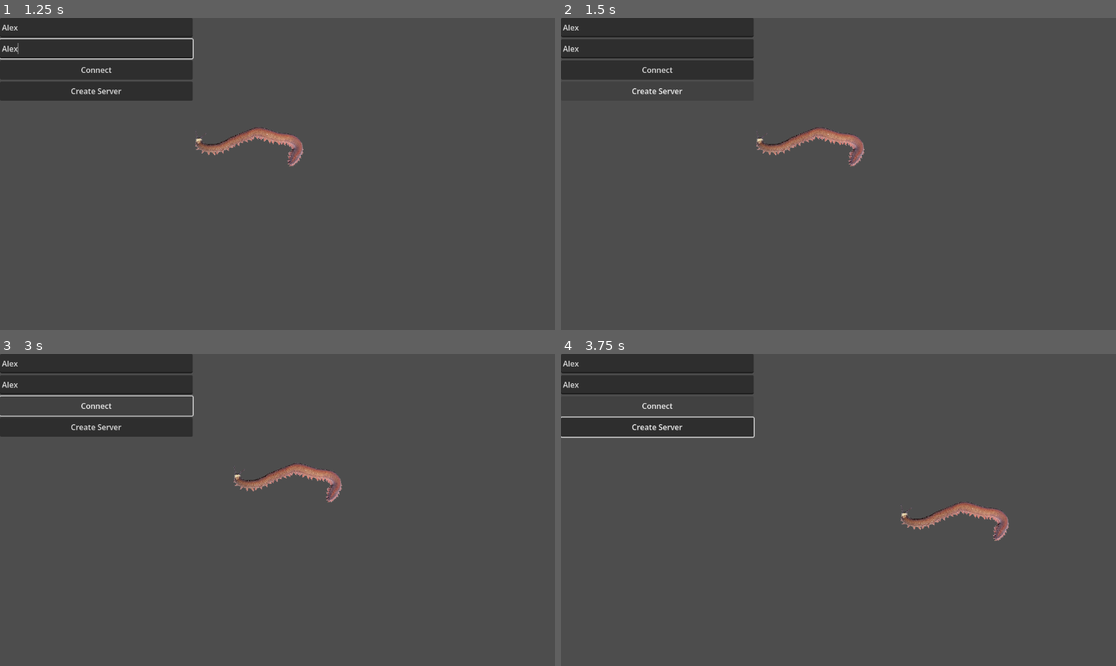
Above: before the commit, frames 1-4 (two rows, left to right).
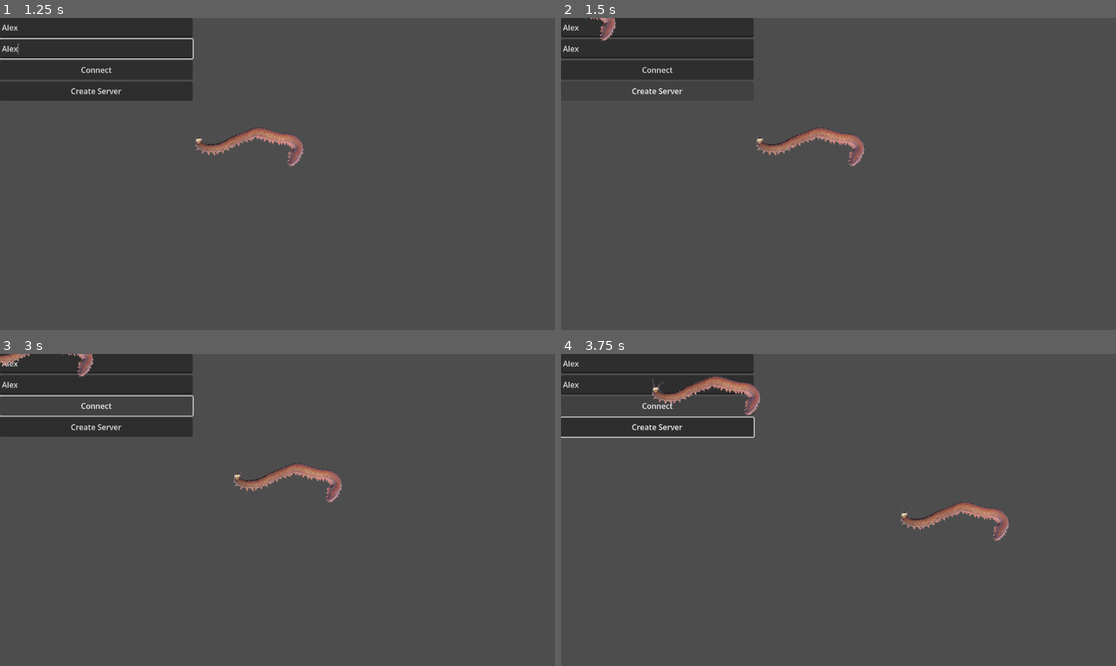
Above: after the commit, the same moments.

Repository: twright1999/godot_mp
Game: Godot game, scene res://scenes/world/world.tscn
The game is run twice, just before and just after one commit, with the same random seed, the same clock (stepped at 60 frames per second) and the same inputs.
Inputs (mouse positions are in pixels of both pictures, inside the frame that each line leads up to):
- Up to frame 1 (1.25 s): click (94, 27) at 0.52 s; type "Alex" at 0.6 s; click (94, 49) at 0.75 s; type "Alex" at 0.83 s
- Up to frame 2 (1.5 s): click "Create Server" at 1.25 s
- Up to frame 3 (3 s): click "Connect" at 2 s; hold Right (ui_right) from 2.78 s (still down)
- Up to frame 4 (3.75 s): release Right (ui_right) at 3.53 s; hold Down (ui_down) from 3.53 s (still down)

Frame 1 is identical in both runs. In frame 2, 0.2% of the frame differs, in the area x 4-10%, y 0-8%; in frame 3, 0.3%; in frame 4, 0.8%, in the area x 16-36%, y 6-20%.

Commit message:
First attempt at spawning player when joining server

Diff:
--- a/scenes/world/ui.gd
+++ b/scenes/world/ui.gd
@@ -1,7 +1,6 @@
 extends VBoxContainer
 
-
-
+const PLAYER = preload("res://scenes/player/player.tscn")
 
 func _on_connect_button_pressed() -> void:
 	join_server($TextEntryIP.text, int($TextEntryPort.text))
@@ -18,6 +17,7 @@
 	multiplayer.peer_connected.connect(
 		func(peer_id: int) -> void:
 			print(peer_id)
+			add_player(peer_id)
 	)
 
 	multiplayer.peer_disconnected.connect(
@@ -25,8 +25,14 @@
 			print(peer_id, "has left")
 	)
 
+	add_player(multiplayer.get_unique_id())
+
 func join_server(ip, port) -> void:
 	var peer = ENetMultiplayerPeer.new()
 	var success = peer.create_client(ip, port)
 	print(success)
 	multiplayer.multiplayer_peer = peer
+
+func add_player(peer_id):
+	var player = PLAYER.instantiate()
+	add_child(player)
--- a/scenes/world/world.tscn
+++ b/scenes/world/world.tscn
@@ -9,3 +9,5 @@
 position = Vector2(516, 261)
 
 [node name="UI" parent="." unique_id=1160671851 instance=ExtResource("2_sl2e5")]
+
+[node name="MultiplayerSpawner" type="MultiplayerSpawner" parent="." unique_id=1909922736]
